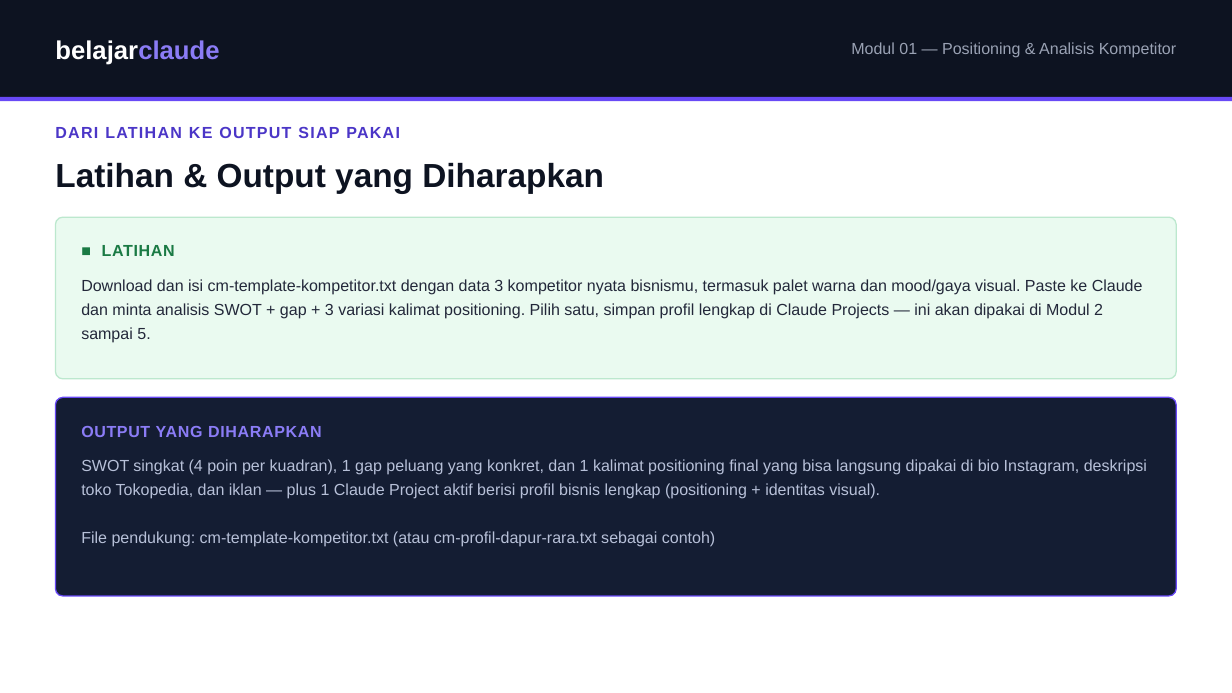
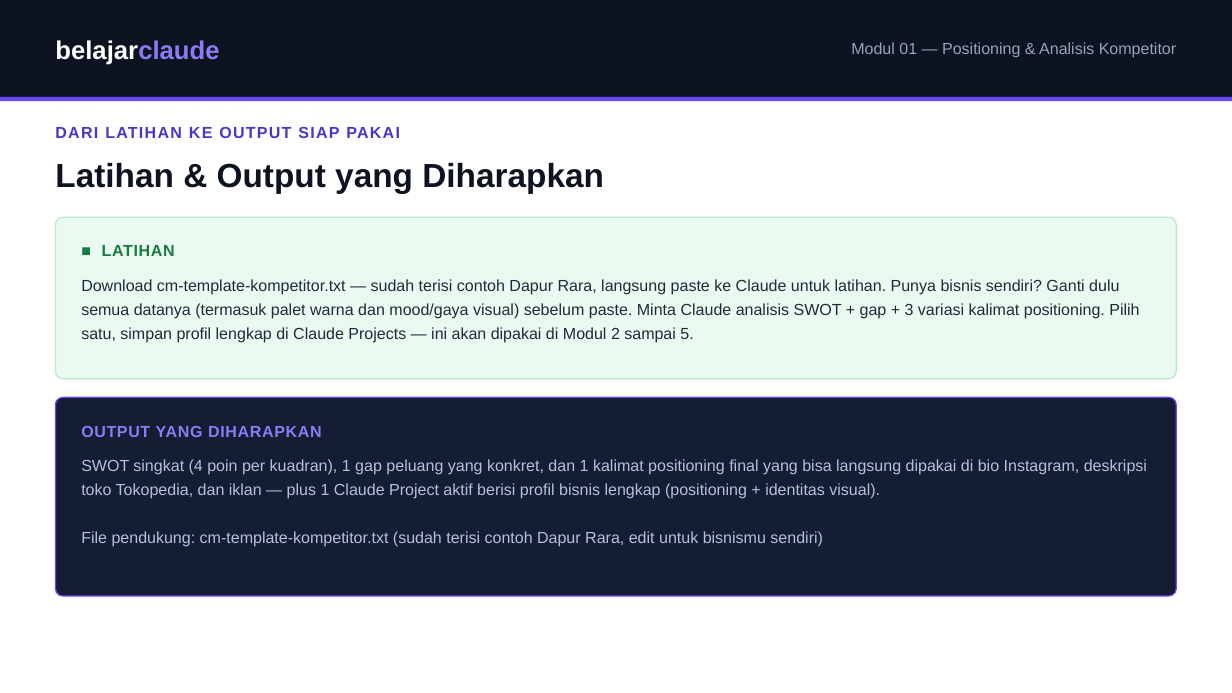
Before and after one commit to juliautomo/belajar-claude, a slide deck: slide 5 of Content-Marketing/M01-Positioning-Kompetitor/K3-M01-Positioning-Kompetitor.pptx. Drawn at 1232x693 pixels with LibreOffice and Linux fonts; fonts in the diff are those of the drawing. Boxes give left, top, right and bottom in pixels: in the first picture for what was removed or moved away, otherwise in the second. Text is boxed around its words. In the diff, an @@ line names an element or a change of style, - is before the commit and + after.

```diff
--- a/Content-Marketing/M01-Positioning-Kompetitor/K3-M01-Positioning-Kompetitor.pptx
+++ b/Content-Marketing/M01-Positioning-Kompetitor/K3-M01-Positioning-Kompetitor.pptx
@@ text at [81,279,1139,343]: text changed @@
-Download dan isi cm-template-kompetitor.txt dengan data 3 kompetitor nyata bisnismu, termasuk palet warna dan mood/gaya visual. Paste ke Claude dan minta analisis SWOT + gap + 3 variasi kalimat positioning. Pilih satu, simpan profil lengkap di Claude Projects — ini akan dipakai di Modul 2 sampai 5.
+Download cm-template-kompetitor.txt — sudah terisi contoh Dapur Rara, langsung paste ke Claude untuk latihan. Punya bisnis sendiri? Ganti dulu semua datanya (termasuk palet warna dan mood/gaya visual) sebelum paste. Minta Claude analisis SWOT + gap + 3 variasi kalimat positioning. Pilih satu, simpan profil lengkap di Claude Projects — ini akan dipakai di Modul 2 sampai 5.
@@ text at [81,531,823,547]: text changed @@
-File pendukung: cm-template-kompetitor.txt (atau cm-profil-dapur-rara.txt sebagai contoh)
+File pendukung: cm-template-kompetitor.txt (sudah terisi contoh Dapur Rara, edit untuk bisnismu sendiri)
```
Also in this commit, not shown: 1 other slide changed, 4 other files.
